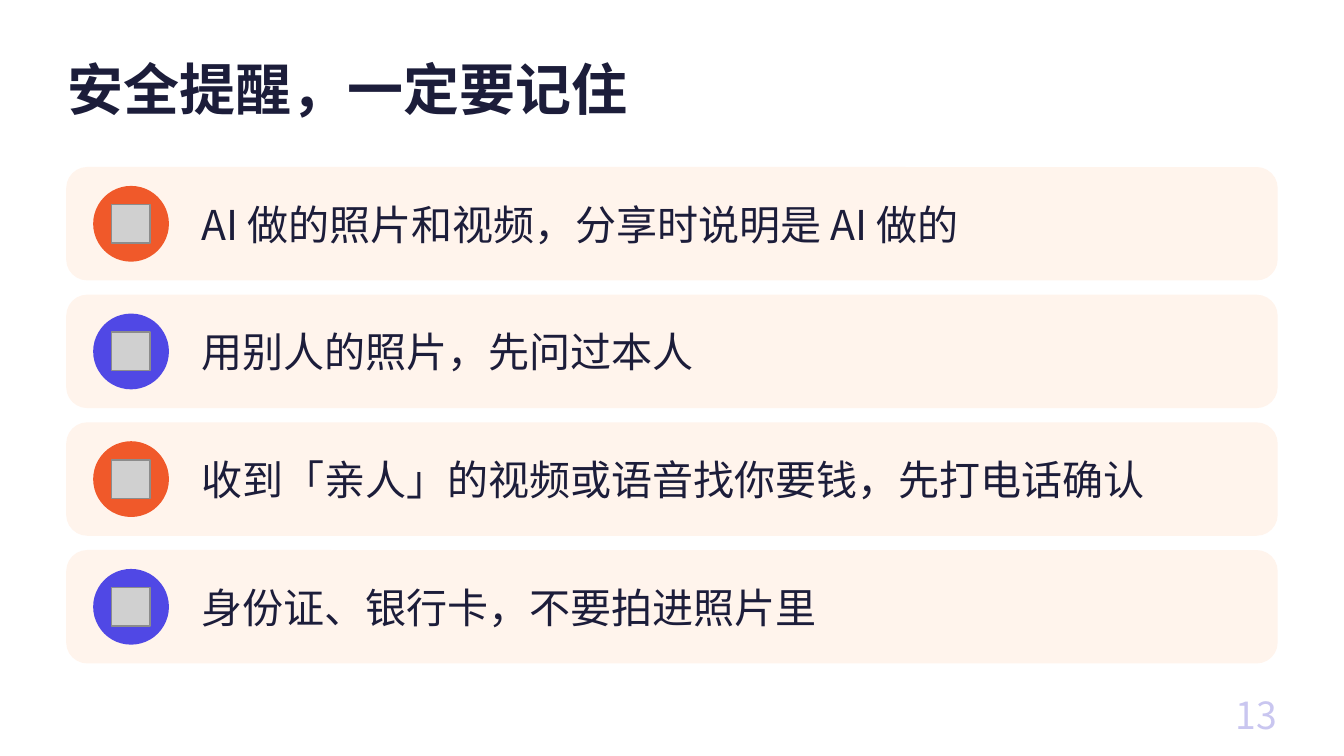
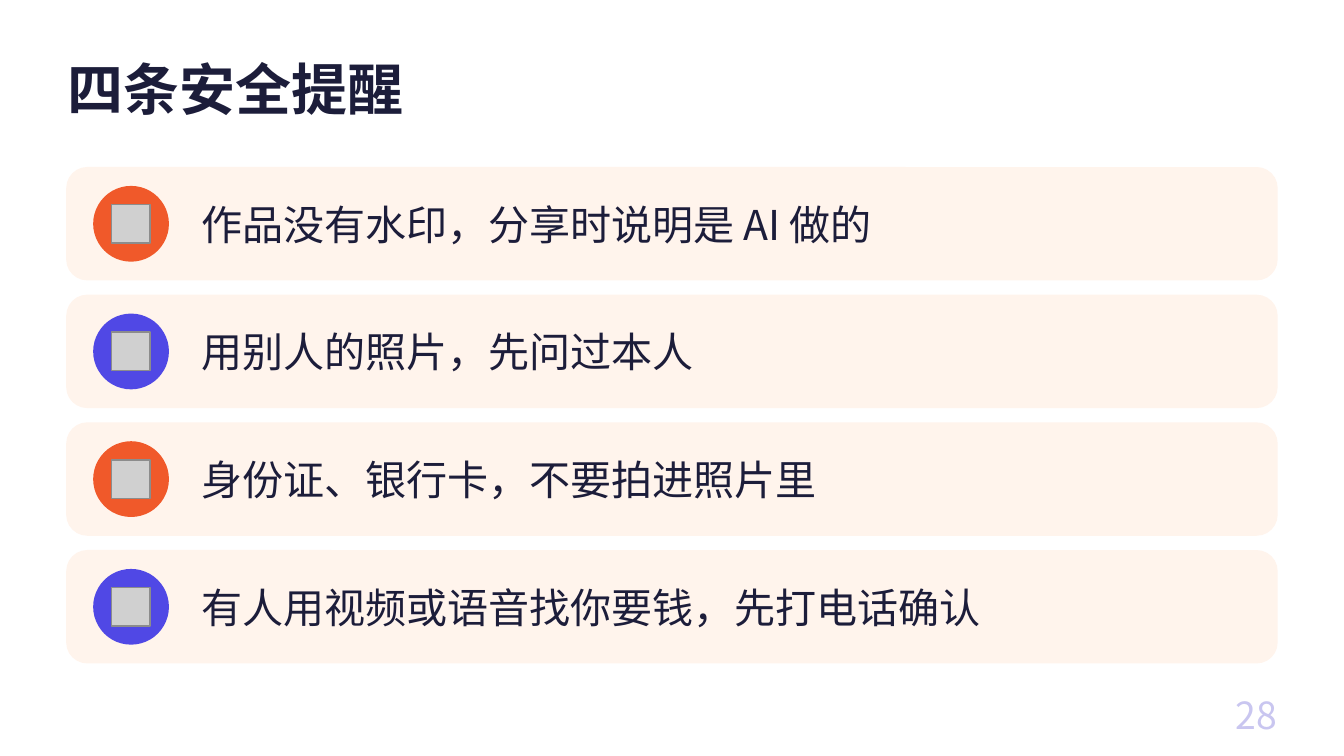
Before and after one commit to freyhuang-11/thinknova-memory, a slide deck: slide 28 of courses/CC长者课_AI情绪焕新/AI情绪焕新_长者课.pptx (slide 13 before the commit). Drawn at 1344x756 pixels with LibreOffice and Linux fonts; fonts in the diff are those of the drawing; grey boxes stand for pictures. Boxes give left, top, right and bottom in pixels: in the first picture for what was removed or moved away, otherwise in the second. Text is boxed around its words. In the diff, an @@ line names an element or a change of style, - is before the commit and + after.

```diff
--- a/courses/CC长者课_AI情绪焕新/AI情绪焕新_长者课.pptx
+++ b/courses/CC长者课_AI情绪焕新/AI情绪焕新_长者课.pptx
@@ title at [67,62,403,115]: text changed @@
-安全提醒，一定要记住
+四条安全提醒
@@ text at [202,205,872,244]: text changed @@
-AI 做的照片和视频，分享时说明是 AI 做的
+作品没有水印，分享时说明是 AI 做的
@@ text at [202,460,817,499]: text changed @@
-收到「亲人」的视频或语音找你要钱，先打电话确认
+身份证、银行卡，不要拍进照片里
@@ text at [202,588,981,627]: text changed @@
-身份证、银行卡，不要拍进照片里
+有人用视频或语音找你要钱，先打电话确认
@@ page number at [1235,701,1276,729]: text changed @@
-13
+28
```
Also in this commit, not shown: 8 other slides changed, 16 slides added, 1 slide removed, 7 other files.
